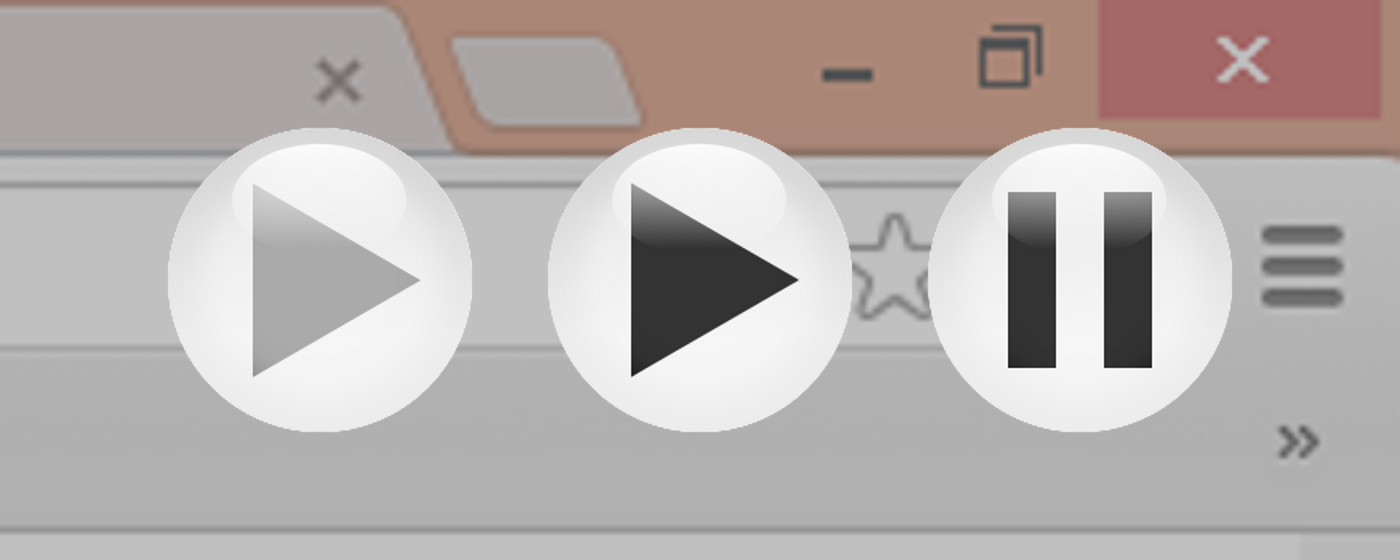
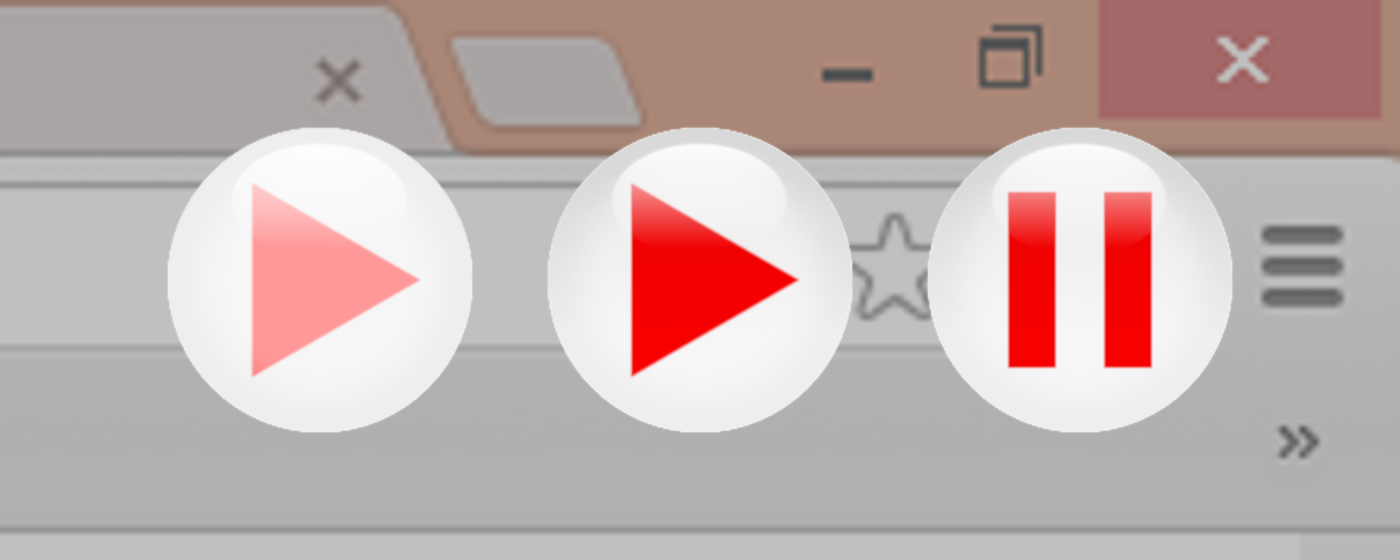
Layers edited between the first and the second 1400x560 image:
painted on "pause" over 926, 126, 1234, 434
painted on "disabled" over 167, 126, 473, 434
painted on "play" over 547, 126, 854, 434
